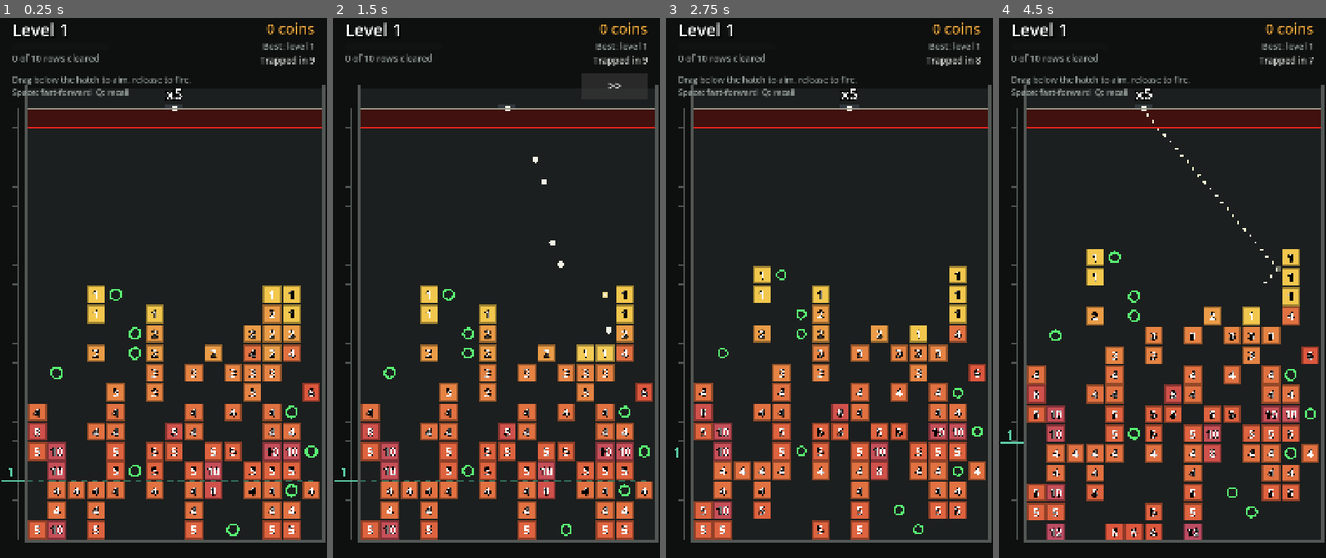
Above: before the commit, frames 1-4 (left to right).
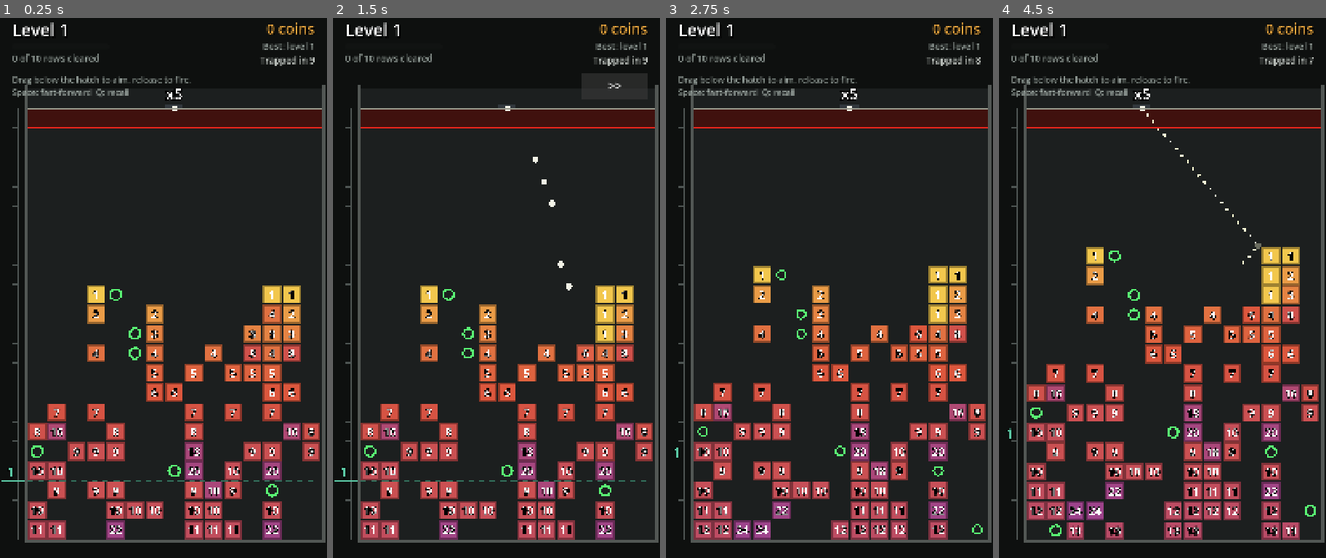
Above: after the commit, the same moments.

Repository: tomblack9452/jailbrick
Game: Godot game, scene res://scenes/game.tscn
Two runs of this game, one before a commit and one after it. Both use one fixed random seed, a clock stepped at 60 frames per second and the inputs below.
Inputs (mouse positions are in pixels of both pictures, inside the frame that each line leads up to):
- Up to frame 1 (0.25 s): no input
- Up to frame 2 (1.5 s): tap Enter at 0.5 s; move the mouse to (568, 271) at 0.52 s; hold Shift 0.53-1.25 s; click (568, 271) at 0.67 s; tap Space at 0.77 s; click ">>" at 1.25 s
- Up to frame 3 (2.75 s): click (947, 88) at 2 s, where only the run before the commit has a clickable ">>"
- Up to frame 4 (4.5 s): drag from (1097, 325) to (1146, 417) at 2.77 s; click ">>" at 3.5 s; move the mouse to (1195, 169) at 4.27 s; tap Ctrl at 4.35 s; click (1195, 169) at 4.42 s

The runs differ from the first frame. In frame 1, 16% of the frame differs, in the area x 8-98%, y 53-97%; in frame 2, 16%; in frame 3, 17%; in frame 4, 20%, in the area x 0-98%, y 13-97%.

Commit message:
Steepen depth difficulty: more HP per level, fewer +1 Balls
Bot probe: random aim was reaching level 5 and greedy level 9 without
dying. With +8 HP per level, +1 per row and a 35% +1 Ball chance per
row, random aim dies on level 1-2 and greedy reaches level 5-7 by
turn 60.

Diff:
--- a/scripts/core/level_generator.gd
+++ b/scripts/core/level_generator.gd
@@ -1,6 +1,9 @@
 class_name LevelGenerator
 extends RefCounted
 ## Seeded generator for the dig: each level is a block of LEVEL_ROWS rows.
+##
+## Tuned with a throwaway greedy bot (7 aims a turn, sees each outcome): it
+## reaches level 5-7 by turn 60, while random aiming dies on level 1-2.
 ##
 ## Rows are built as clumps with channels between them: a brick is likely to
 ## continue under one from the previous row, long runs get a gap punched in,
@@ -16,10 +19,10 @@
 var max_run := 4 ## longest unbroken run of bricks in a row
 var min_gaps := 4 ## fewest empty columns in a row
 var hp_base := 1 ## HP of the first row of level 1
-var hp_per_row := 0.5 ## extra HP per row deeper within a level
-var hp_per_level := 3.0 ## extra HP per level
+var hp_per_row := 1.0 ## extra HP per row deeper within a level
+var hp_per_level := 8.0 ## extra HP per level
 var double_chance := 0.12 ## chance a brick spawns with double HP
-var pickup_chance := 0.55 ## chance a row has a +1 Ball
+var pickup_chance := 0.35 ## chance a row has a +1 Ball
 
 var _last_row: Array[bool] = []
 
